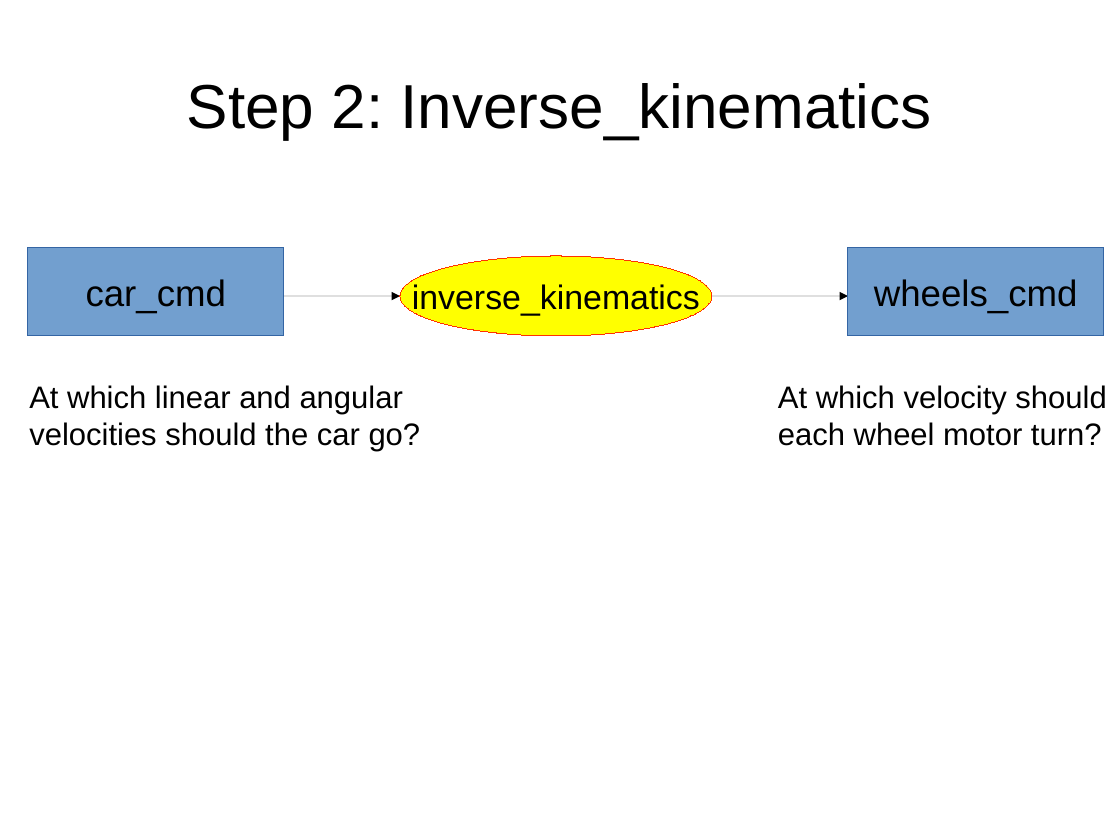
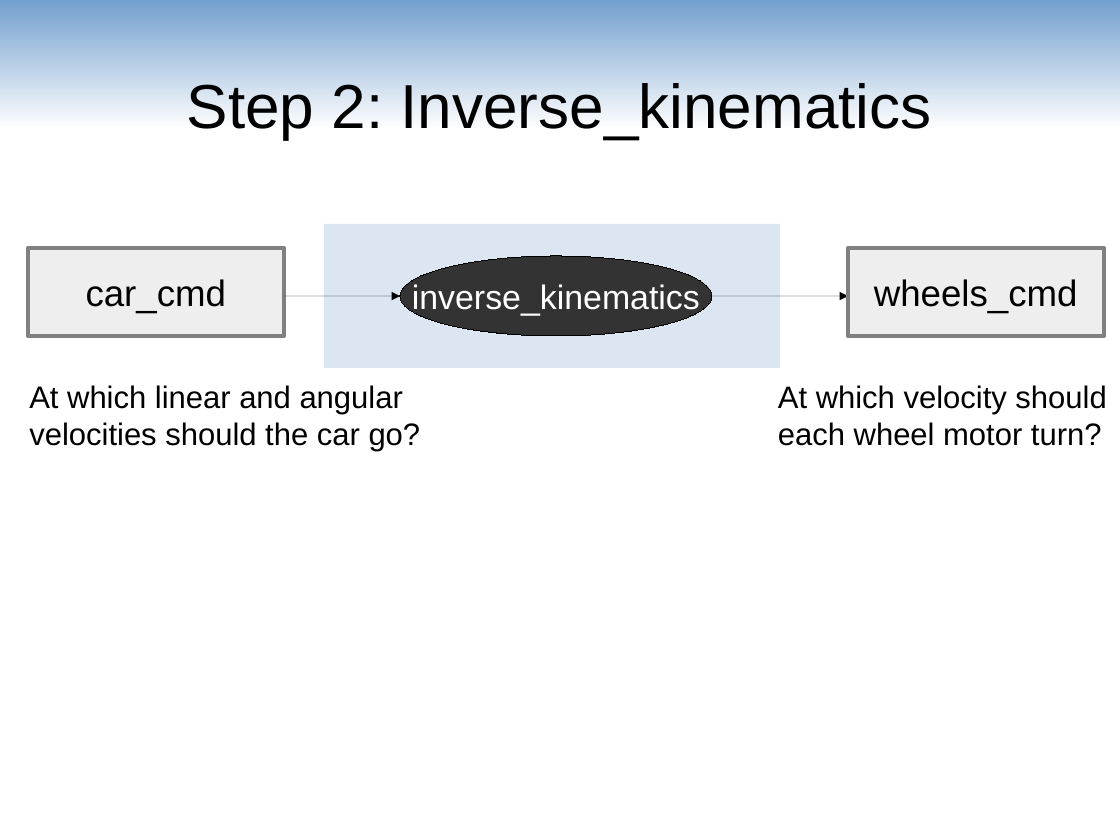
Before and after one commit to maivincent/MISE_presentations, a slide deck: slide 14 of step1_joystick_drive.odp (slide 8 before the commit). Drawn at 1120x840 pixels with LibreOffice and Linux fonts; fonts in the diff are those of the drawing. Boxes give left, top, right and bottom in pixels: in the first picture for what was removed or moved away, otherwise in the second. Text is boxed around its words. In the diff, an @@ line names an element or a change of style, - is before the commit and + after.

```diff
--- a/step1_joystick_drive.odp
+++ b/step1_joystick_drive.odp
@@ rectangle added at (x1=0, y1=0, x2=1120, y2=128), fill gradient #729FCF @@
@@ rectangle added at (x1=324, y1=224, x2=781, y2=368), fill #729FCF at 25% opacity @@
@@ rectangle "car_cmd" at (x1=28, y1=248, x2=285, y2=336): fill #729FCF to #EEEEEE; outline #3465A4 0 pt to #808080 3 pt @@
@@ ellipse "inverse_kinematics" at (x1=400, y1=256, x2=712, y2=336): text colour #000000 to #FFFFFF; fill #FFFF00 to #333333; outline #FF3300 0 pt to #000000 0 pt @@
@@ rectangle "wheels_cmd" at (x1=849, y1=248, x2=1105, y2=336): fill #729FCF to #EEEEEE; outline #3465A4 0 pt to #808080 3 pt @@
```
Also in this commit, not shown: 12 other slides changed, 5 slides added.
